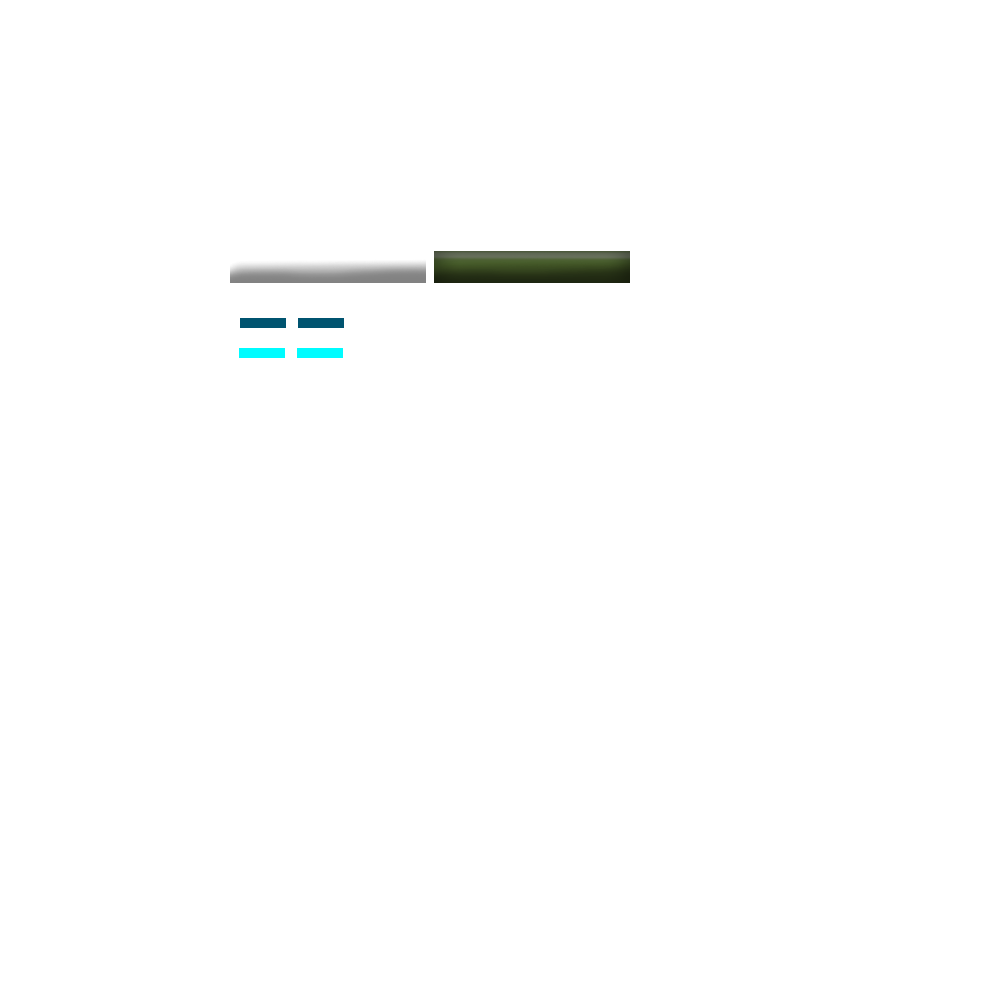
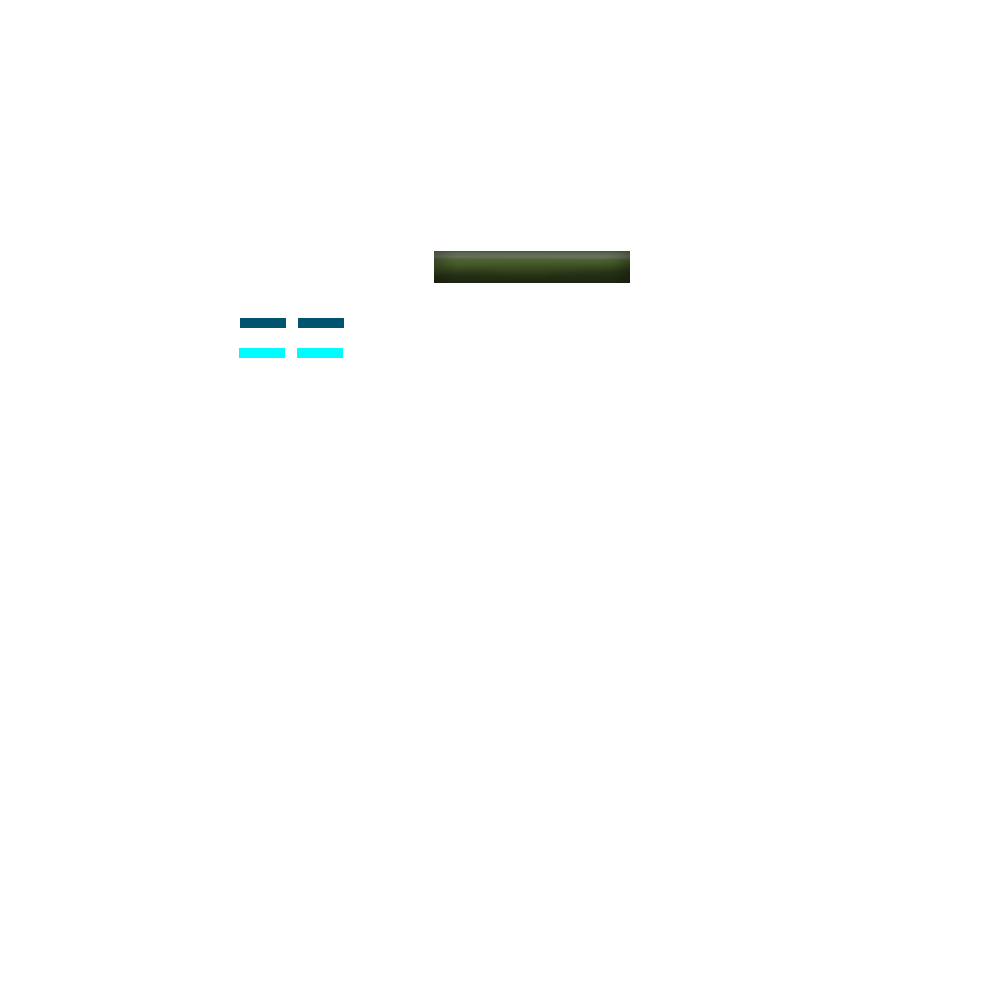
The second w=1000, h=1000 image is a revision of the first. Changes to its layers:
painted on "Layer 3" over left=230, top=260, right=426, bottom=283
